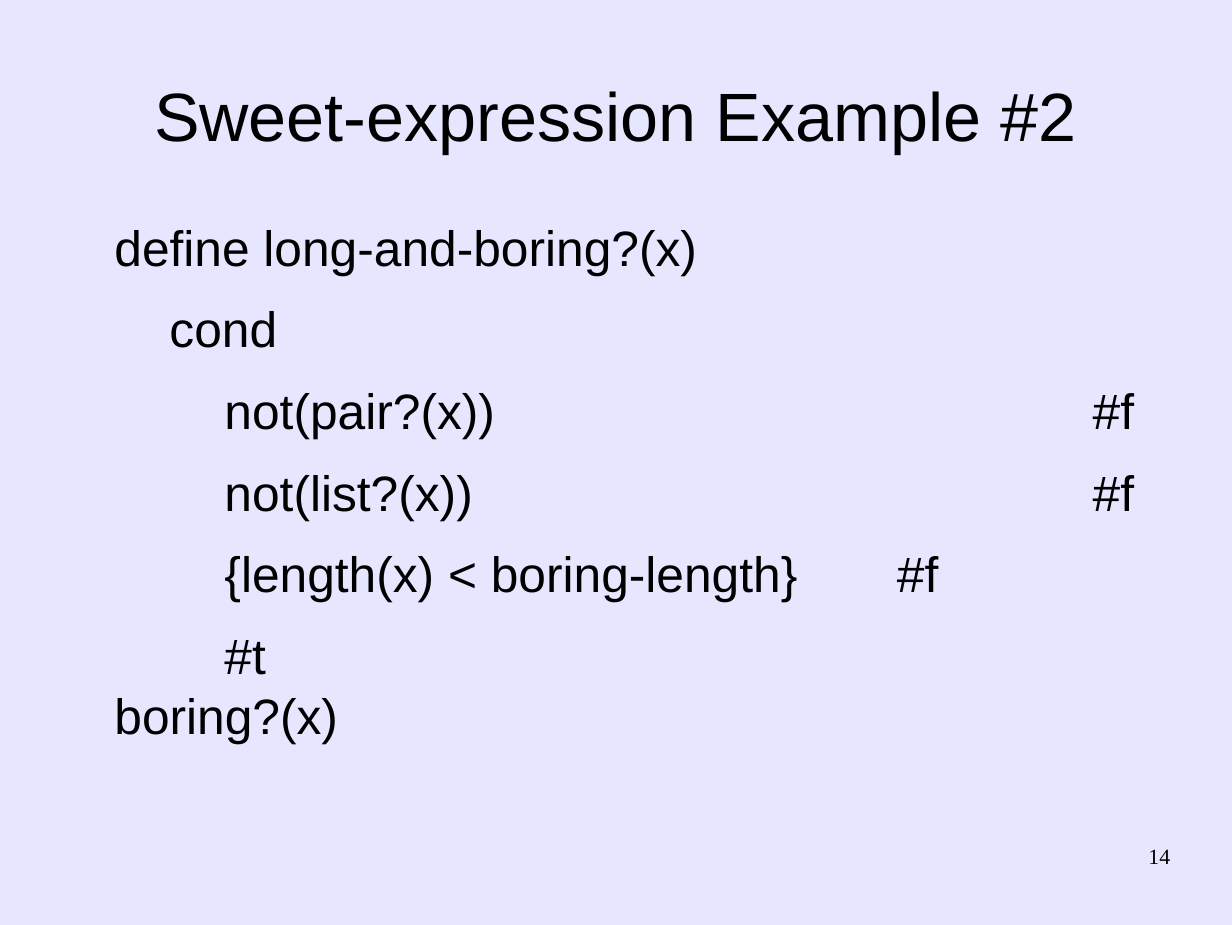
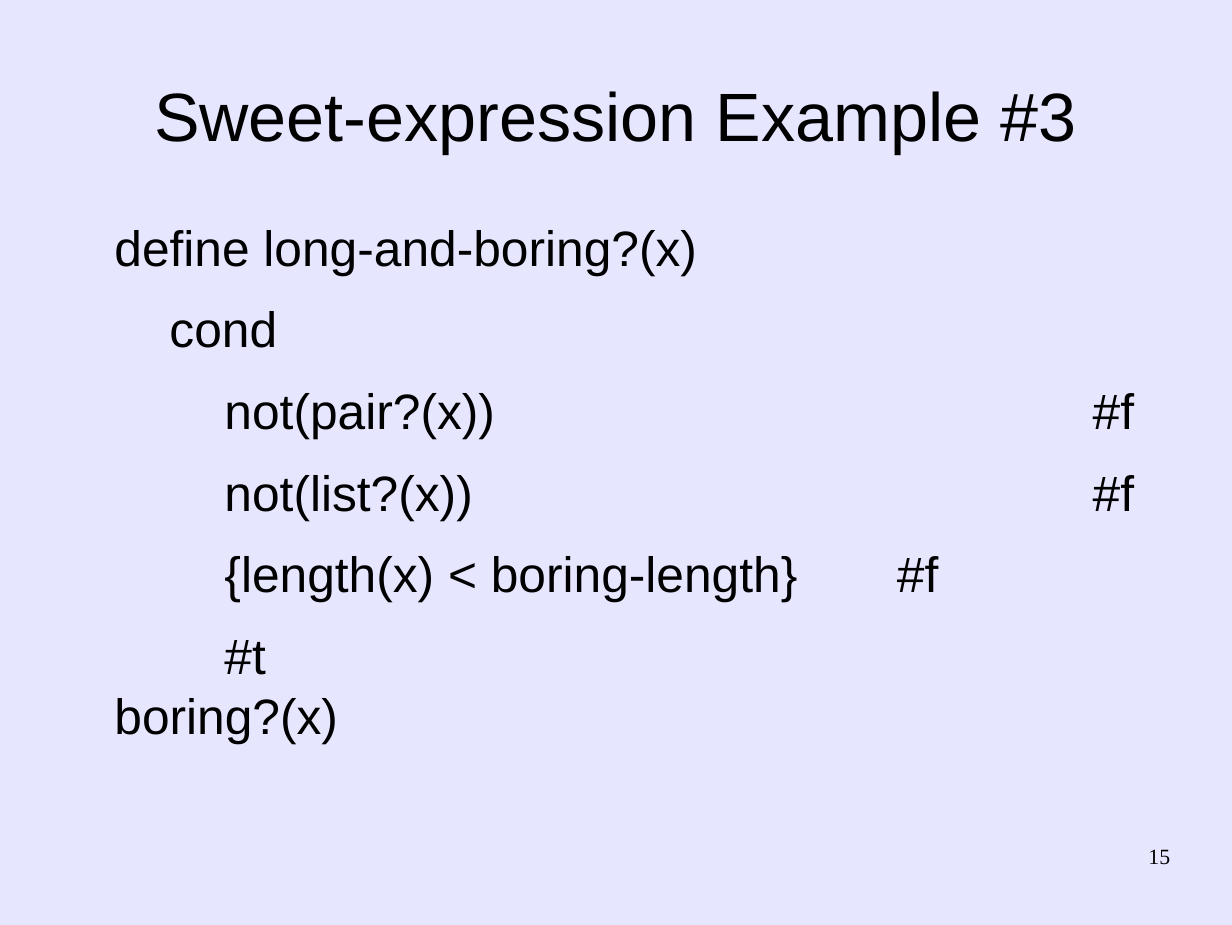
Before and after one commit to martin12333/Readable-Lisp-S-expressions, a slide deck: slide 15 of readable-s-expressions.odp (slide 14 before the commit). Drawn at 1232x925 pixels with LibreOffice and Linux fonts; fonts in the diff are those of the drawing. Boxes give left, top, right and bottom in pixels: in the first picture for what was removed or moved away, otherwise in the second. Text is boxed around its words. In the diff, an @@ line names an element or a change of style, - is before the commit and + after.

Commit message:
readable-s-expressions.odp: Add appendix explaining Lisp
  - This way, the deck can be used for an audience that doesn't necessarily
    know Lisp.

```diff
--- a/readable-s-expressions.odp
+++ b/readable-s-expressions.odp
@@ title at (154, 91, 1076, 154): text changed @@
-Sweet-expression Example #2
+Sweet-expression Example #3
@@ page number at (1148, 849, 1170, 865): text changed @@
-14
+15
```
Also in this commit, not shown: 8 other slides changed, 9 slides added.
